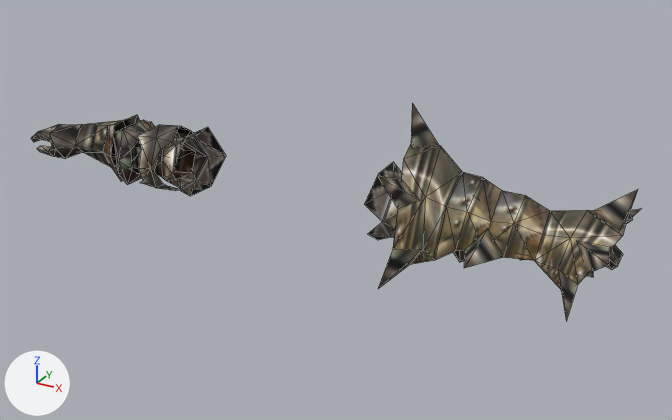
A saved change to the glTF model public/models/armor/m_arm101.glb.
The view is the same before and after, from a camera (50 mm lens) standing at (125.3, -198.1, 117.0) and looking at (14.8, 2.8, 16.6). The axes (+X, +Y, +Z) are drawn at lower left. The lights are the same throughout. The older version comes first. Mesh edges are drawn as thin lines. Vertices at exactly the same position are counted once.

The scene before the commit, as lines of its bpy script (objects in view):
```python
me_mesh_0 = bpy.data.meshes.new('Mesh_0')
me_mesh_0.from_pydata(...)  # 323 vertices, 448 faces; spans x -0.98..1.0, y -0.84..1.0, z 0.22..1.0
me_mesh_0.materials.append(mat_material_0)
ob_mesh_0 = bpy.data.objects.new('Mesh_0', me_mesh_0)
ob_mesh_0.location = (0.0, 0.0, 0.0)
ob_mesh_0.scale = (91.9, 26.8, 50.1)
```
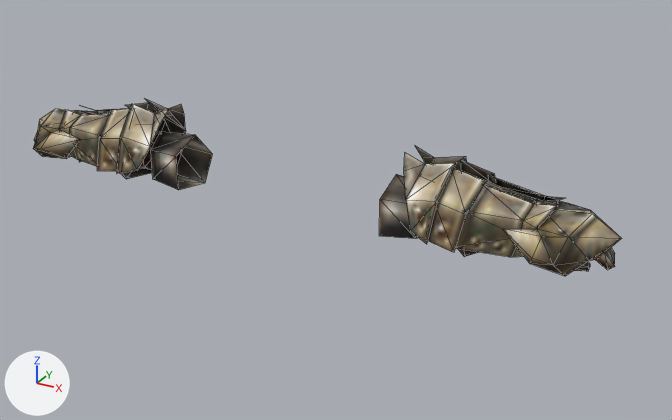
Location of each change, [x1, y1, x2, y2] in pixels of the pictures (672 x 420 px; the box of a moved part takes in the faces that stretch with it):
'Mesh_0', reshaped, rescaled (19% shorter)
    before: [31, 103, 640, 321]
    after: [33, 99, 622, 276]
part 1 of me_mesh_0, rebuilt (35% narrower, 43% shorter)
    before: [378, 144, 633, 321]
    after: [456, 175, 622, 276]
part 2 of me_mesh_0, deleted
    before: [137, 103, 640, 268]
part 3 of me_mesh_0, moved or reshaped
    before: [31, 115, 226, 196]
    after: [33, 99, 213, 190]
part 4 of me_mesh_0, moved or reshaped (mostly hidden before)
    before: [364, 162, 623, 277]
    after: [379, 146, 615, 271]

The change in detail:
me_mesh_0 is used by ob_mesh_0; location (0.0, 0.0, 0.0); scale (91.9, 26.8, 50.1).
me_mesh_0 had 323 vertices, 448 faces and spanned x -0.98..1.0, y -0.84..1.0, z 0.22..1.0.
me_mesh_0 now has 344 vertices, 472 faces and spans x -1.0..1.0, y -0.89..1.0, z 0.36..1.0.
me_mesh_0 part 1: the loose piece of 53 vertices spanning x 0.41..0.99, y -0.84..1.0, z 0.22..0.84 is rebuilt with 42 vertices and now spans x 0.6..1.0, y -0.89..1.0, z 0.48..0.89.
me_mesh_0 part 2: 10 loose pieces with 80 vertices, spanning x -0.56..1.0, y -0.7..0.8, z 0.23..1.0, are deleted.
me_mesh_0 part 3: 93 vertices removed from x -0.98..-0.3, y -0.34..0.49, z 0.25..0.63; 172 vertices added at x -1.0..-0.35, y -0.89..1.0, z 0.36..1.0.
me_mesh_0 part 4: 97 vertices removed from x 0.3..0.98, y -0.49..0.49, z 0.25..0.63; 130 vertices added at x 0.35..1.0, y -0.76..0.87, z 0.36..1.0.
Object 'Mesh_0' (ob_mesh_0) is rescaled from (91.9, 26.8, 50.1) to (89.8, 16.7, 38.1).
